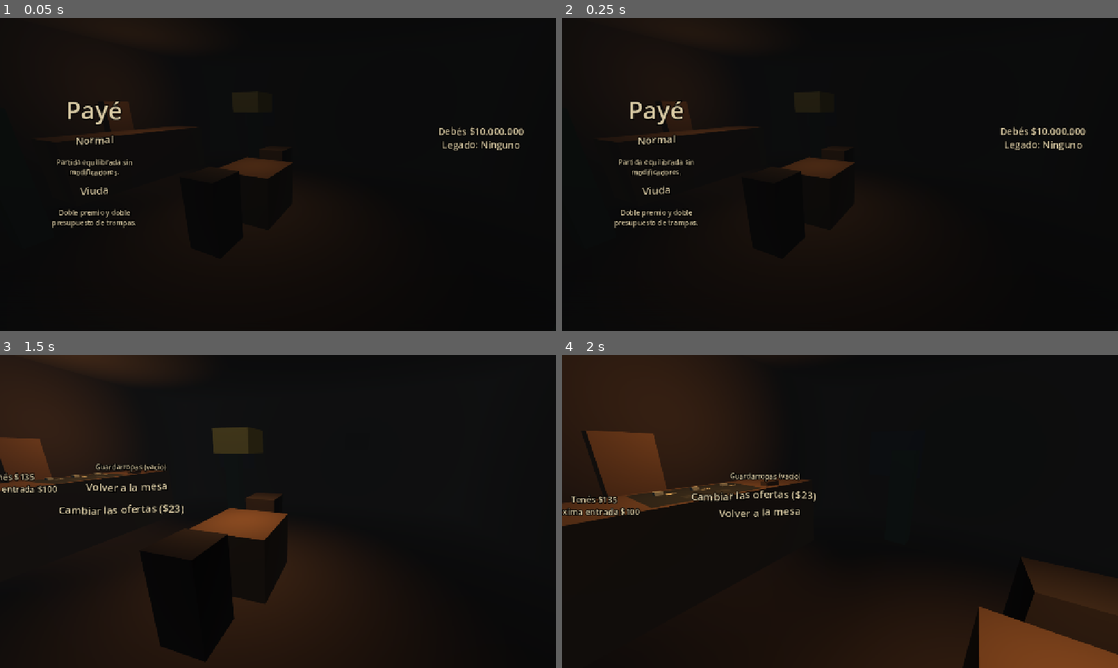
Above: before the commit, frames 1-4 (two rows, left to right).
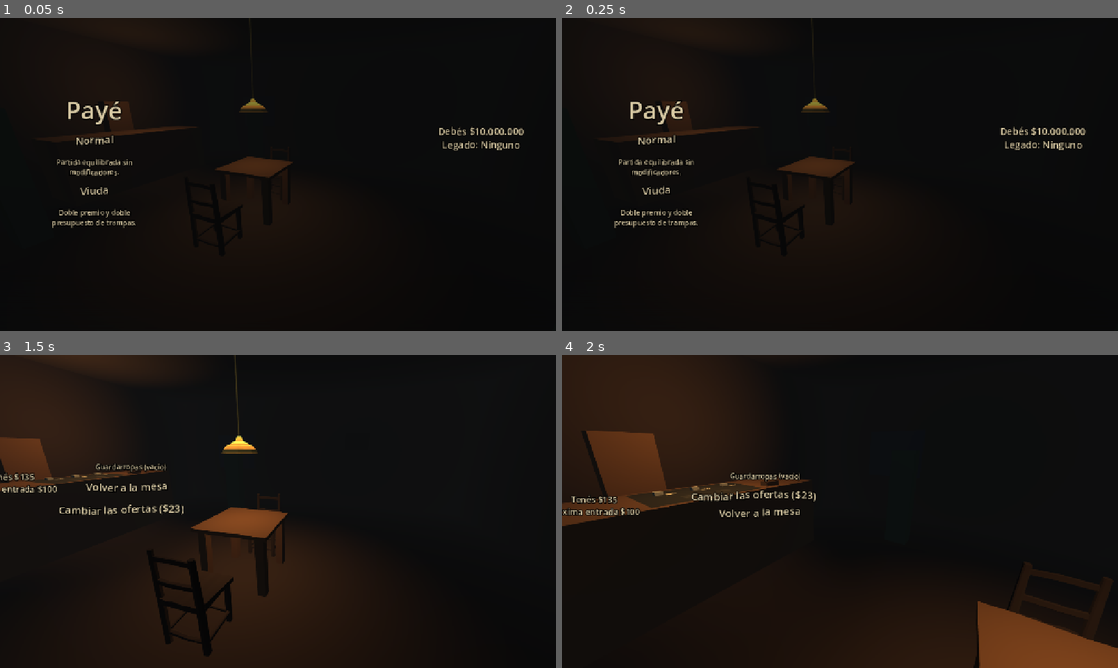
Above: after the commit, the same moments.

Repository: JoakoZarza/paye
Game: Godot game, scene res://ui/main.tscn
Same seed, same stepped clock (60 frames per second), same inputs: the game is played once before the commit and once after it.
Inputs:
- Up to frame 1 (0.05 s): no input
- Up to frame 2 (0.25 s): no input
- Up to frame 3 (1.5 s): click "Normal" at 0.5 s; click "Ir a la barra" at 1.25 s
- Up to frame 4 (2 s): no input

The runs differ from the first frame. In frame 1, 0.2% of the frame differs, in the area x 39-53%, y 25-55%; in frame 2, 0.2%; in frame 3, 5.2%, in the area x 25-52%, y 0-98%; in frame 4, 2.4%.

Commit message:
First models: table, chairs, deck, lamp
Joako's first .glb files, re-centered (the root node was offset 7.3 m on X) and imported.
Models without a material get their placeholder color instead of Godot's white. Budgets
follow the real models (chairs 600 tris, deck 250, lamp with a long cable). Blender/FBX
import is off in project.godot so headless import works.

Co-Authored-By: Claude Opus 5.5 <noreply@anthropic.com>

Diff:
--- a/project.godot
+++ b/project.godot
@@ -17,3 +17,8 @@
 [editor_plugins]
 
 enabled=PackedStringArray("res://addons/gut/plugin.cfg")
+
+[filesystem]
+
+import/blender/enabled=false
+import/fbx2gltf/enabled=false
--- a/tests/world/test_bar_3d.gd
+++ b/tests/world/test_bar_3d.gd
@@ -8,7 +8,9 @@
 	assert_eq(bar.get_child_count() >= 20, true)
 	for asset_name: String in Bar3D.SLOT_NAMES:
 		assert_not_null(bar.slot(asset_name), "Falta el hueco %s" % asset_name)
-		assert_false(bar.slot(asset_name).has_model(), "No se esperaba modelo para %s" % asset_name)
+		var slot := bar.slot(asset_name)
+		var file := slot.models_dir.path_join(slot.asset_name + slot.model_ext)
+		assert_eq(slot.has_model(), ResourceLoader.exists(file), "%s usa su modelo si existe" % asset_name)
 	for marker_name: String in Bar3D.MARKER_POSITIONS:
 		assert_not_null(bar.marker(marker_name), "Falta el marcador %s" % marker_name)
 	assert_not_null(bar.get_node_or_null("LampLight"))
--- a/world/asset_budget.json
+++ b/world/asset_budget.json
@@ -2,8 +2,8 @@
   "models": {
     "accomplice": {"triangles": 2000, "texture": 256, "size": [0.5, 1.75, 0.35]},
     "table": {"triangles": 800, "texture": 256, "size": [0.9, 0.75, 0.9]},
-    "chair_player": {"triangles": 400, "texture": 128, "size": [0.45, 0.9, 0.45]},
-    "chair_rival": {"triangles": 400, "texture": 128, "size": [0.45, 0.9, 0.45]},
+    "chair_player": {"triangles": 600, "texture": 128, "size": [0.6, 0.9, 0.6]},
+    "chair_rival": {"triangles": 600, "texture": 128, "size": [0.6, 0.9, 0.6]},
     "rival_ira": {"triangles": 5000, "texture": 512, "size": [0.6, 1.4, 0.7]},
     "rival_gula": {"triangles": 5000, "texture": 512, "size": [0.6, 1.4, 0.7]},
     "rival_pereza": {"triangles": 5000, "texture": 512, "size": [0.6, 1.4, 0.7]},
@@ -12,7 +12,7 @@
     "rival_soberbia": {"triangles": 5000, "texture": 512, "size": [0.6, 1.4, 0.7]},
     "rival_alma": {"triangles": 4000, "texture": 512, "size": [0.6, 1.4, 0.7]},
     "rival_gualicho": {"triangles": 6000, "texture": 512, "size": [0.6, 1.4, 0.7]},
-    "lamp": {"triangles": 500, "texture": 128, "size": [0.4, 0.6, 0.4]},
+    "lamp": {"triangles": 600, "texture": 128, "size": [0.4, 2.0, 0.4]},
     "room": {"triangles": 1500, "texture": 256, "size": [8, 3, 8]},
     "bar_counter": {"triangles": 1500, "texture": 256, "size": [3, 1.1, 0.9]},
     "door": {"triangles": 300, "texture": 128, "size": [0.9, 2.1, 0.1]},
@@ -31,7 +31,7 @@
     "amulet_red_ribbon": {"triangles": 300, "texture": 64},
     "amulet_train_coin": {"triangles": 300, "texture": 64},
     "money_stack": {"triangles": 300, "texture": 64},
-    "deck": {"triangles": 100, "texture": 64, "size": [0.063, 0.014, 0.095]},
+    "deck": {"triangles": 250, "texture": 64, "size": [0.063, 0.014, 0.095]},
     "wardrobe": {"triangles": 400, "texture": 128, "size": [0.2, 0.06, 0.14]},
     "bartender": {"triangles": 2500, "texture": 256, "size": [0.5, 1.75, 0.25]},
     "soul": {"triangles": 1200, "texture": 128, "size": [0.38, 1.6, 0.28]}
--- a/world/asset_slot.gd
+++ b/world/asset_slot.gd
@@ -116,6 +116,7 @@
 			if _loaded_model != null:
 				add_child(_loaded_model)
 				_apply_nearest(_loaded_model)
+				_fill_missing_materials(_loaded_model)
 				_anim = _find_player(_loaded_model)
 				if _anim != null:
 					_anim.animation_finished.connect(_on_anim_finished)
@@ -141,6 +142,30 @@
 	add_child(_placeholder)
 
 
+## Un modelo sin material se vería blanco (y la lámpara lo quema): se le pone el color
+## de su cubo provisorio, mate, hasta que traiga su textura.
+func _fill_missing_materials(node: Node) -> void:
+	if node is MeshInstance3D:
+		var mi := node as MeshInstance3D
+		if mi.mesh != null:
+			for surface: int in range(mi.mesh.get_surface_count()):
+				if _is_blank(mi.get_active_material(surface)):
+					var m := StandardMaterial3D.new()
+					m.albedo_color = placeholder_color
+					m.roughness = 1.0
+					mi.set_surface_override_material(surface, m)
+	for child: Node in node.get_children():
+		_fill_missing_materials(child)
+
+
+## Sin material, o el blanco que Godot inventa al importar un glTF que no trae ninguno.
+static func _is_blank(material: Material) -> bool:
+	if material == null:
+		return true
+	var m := material as StandardMaterial3D
+	return m != null and m.albedo_texture == null and m.albedo_color.is_equal_approx(Color.WHITE)
+
+
 func _apply_nearest(node: Node) -> void:
 	if node is MeshInstance3D:
 		var mesh_instance := node as MeshInstance3D
Binary file added: assets/models/chair_player.glb
Not shown, added: assets/models/chair_player.glb.import
Binary file added: assets/models/chair_rival.glb
Not shown, added: assets/models/chair_rival.glb.import
Binary file added: assets/models/deck.glb
Not shown, added: assets/models/deck.glb.import
Binary file added: assets/models/lamp.glb
Not shown, added: assets/models/lamp.glb.import
Binary file added: assets/models/table.glb
Not shown, added: assets/models/table.glb.import
Not shown, added: Ilustraciones/Cartas-paye.psd
Not shown, added: Modelados_Blender/P1.blend
(and 3 more such lines)
